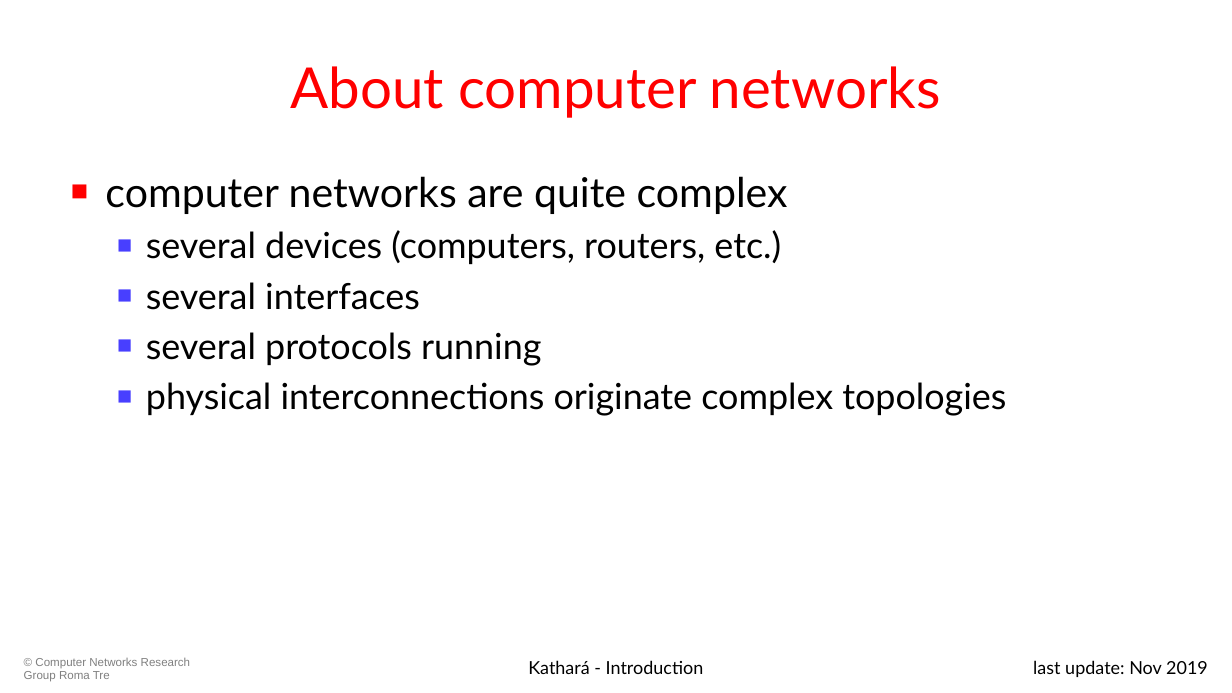
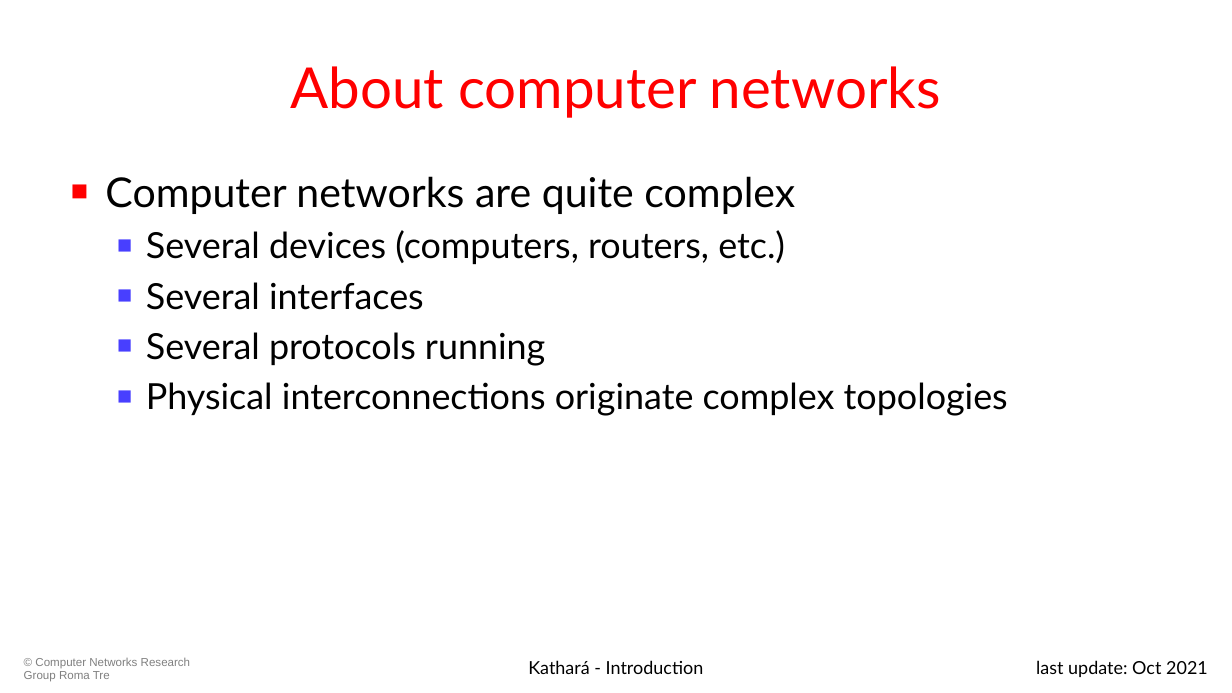
Before and after one commit to KatharaFramework/Kathara-Labs, a slide deck: slide 3 of 001-kathara-introduction.pptx. Drawn at 1232x693 pixels with LibreOffice and Linux fonts; fonts in the diff are those of the drawing. Boxes give left, top, right and bottom in pixels: in the first picture for what was removed or moved away, otherwise in the second. Text is boxed around its words. In the diff, an @@ line names an element or a change of style, - is before the commit and + after.

```diff
--- a/001-kathara-introduction.pptx
+++ b/001-kathara-introduction.pptx
@@ text at box(105, 176, 1008, 416): text changed @@
-■ computer networks are quite complex
-  ■ several devices (computers, routers, etc.)
-  ■ several interfaces
-  ■ several protocols running
-  ■ physical interconnections originate complex topologies
+■ Computer networks are quite complex
+  ■ Several devices (computers, routers, etc.)
+  ■ Several interfaces
+  ■ Several protocols running
+  ■ Physical interconnections originate complex topologies
@@ text at box(1036, 660, 1208, 677): text changed @@
-last update: Nov 2019
+last update: Oct 2021
```
Also in this commit, not shown: 28 other slides changed, 3 slides added, 9 other files.
